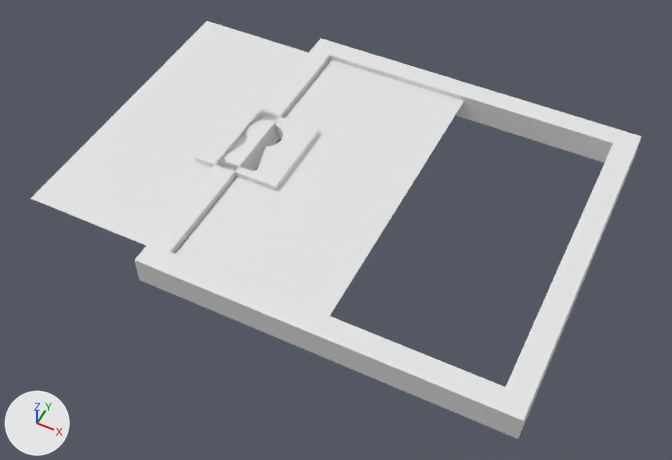
The FBX model models/hatch.fbx, before and after one commit.
Both versions are drawn from a 50 mm camera at (0.288, -0.765, 0.85) aimed at (-0.073, -0.043, -0.053). Arrows for +X, +Y and +Z are at lower left; the lights stay in place. Where no turn or scale is listed for an object, it has been applied to the vertices.

The older version as bpy lines, for what is in view:
```python
me_frame_001 = bpy.data.meshes.new('Frame.001')
me_frame_001.from_pydata(...)  # 24 vertices, 18 faces; spans x -0.24..0.24, y -0.24..0.24, z -0.03..0.007
me_frame_001.materials.append(mat_frame)  # white #e7e7e7
me_leftdoor = bpy.data.meshes.new('LeftDoor')
me_leftdoor.from_pydata(...)  # 53 vertices, 33 faces; spans x 0.0..0.88, y -0.88..0.88, z -0.06..0.03
me_leftdoor.materials.append(mat_door)  # white #e7e7e7
ob_frame = bpy.data.objects.new('Frame', me_frame_001)
ob_frame.location = (0.0, 0.0, 0.0)
ob_leftdoor = bpy.data.objects.new('LeftDoor', me_leftdoor)
ob_leftdoor.location = (-0.42, 0.0, 0.0)
ob_leftdoor.scale = (0.24, 0.24, 0.24)
ob_rightdoor = bpy.data.objects.new('RightDoor', me_leftdoor)
ob_rightdoor.location = (0.0, 0.0, 0.0)
ob_rightdoor.rotation_euler = (-3.142, 0.0, 0.0)  # degrees (-180, 0, 0)
ob_rightdoor.scale = (-0.24, -0.24, -0.24)
```
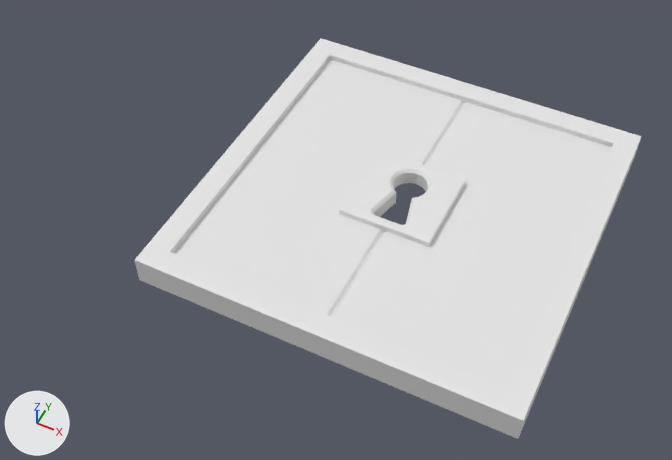
What differs and where, as boxes [x1, y1, x2, y2] in the pictures (672 x 460 px):
'RightDoor', moved
    before: [175, 60, 464, 316]
    after: [331, 102, 611, 387]
'LeftDoor', moved
    before: [31, 21, 308, 246]
    after: [173, 59, 464, 316]

The change, as a diff of the scene's bpy script:
```diff
--- a/models/hatch.fbx.py
+++ b/models/hatch.fbx.py
@@ ob_leftdoor @@
 ob_leftdoor = bpy.data.objects.new('LeftDoor', me_leftdoor)
-ob_leftdoor.location = (-0.42, 0.0, 0.0)
+ob_leftdoor.location = (-0.21, 0.0, 0.0)
 ob_leftdoor.scale = (0.24, 0.24, 0.24)
@@ ob_rightdoor @@
 ob_rightdoor = bpy.data.objects.new('RightDoor', me_leftdoor)
-ob_rightdoor.location = (0.0, 0.0, 0.0)
+ob_rightdoor.location = (0.21, 0.0, 0.0)
 ob_rightdoor.rotation_euler = (-3.142, 0.0, 0.0)  # degrees (-180, 0, 0)
```
